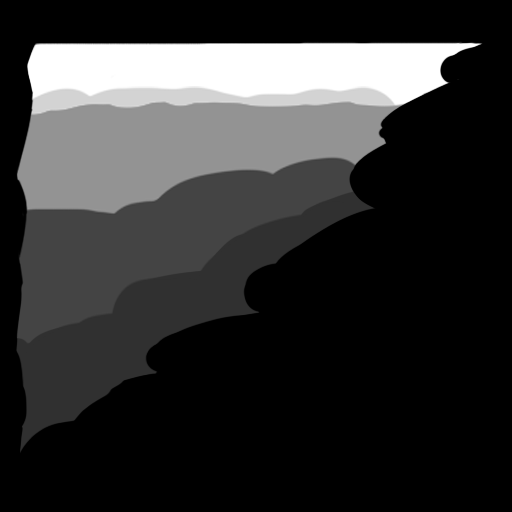
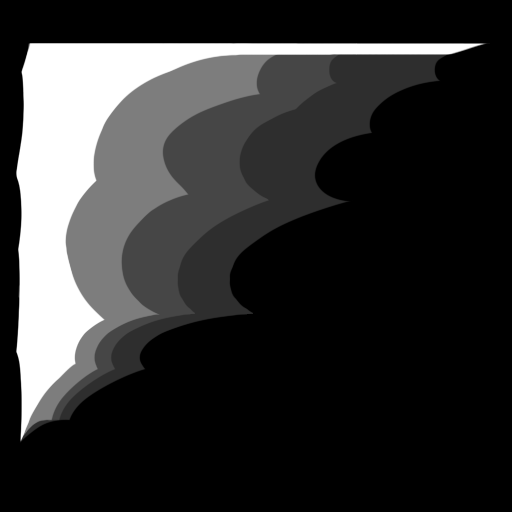
Layer changes from the first 512px x 512px image to the second:
added layer "레이어 3" above "레이어 5" over left=16, top=42, right=490, bottom=443
added layer "레이어 5" above "레이어 6" over left=16, top=43, right=299, bottom=439
added layer "레이어 6" above "레이어 4" over left=16, top=42, right=359, bottom=434
added layer "레이어 4" above "레이어 1" over left=17, top=42, right=465, bottom=443
hid "레이어 1", painted on it, unmasked it over left=16, top=41, right=490, bottom=453
